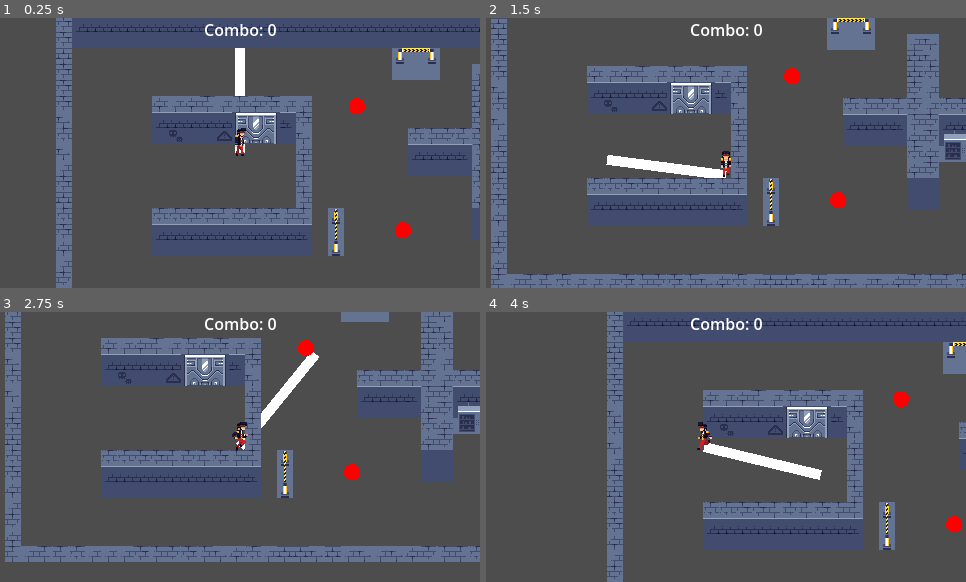
Above: before the commit, frames 1-4 (two rows, left to right).
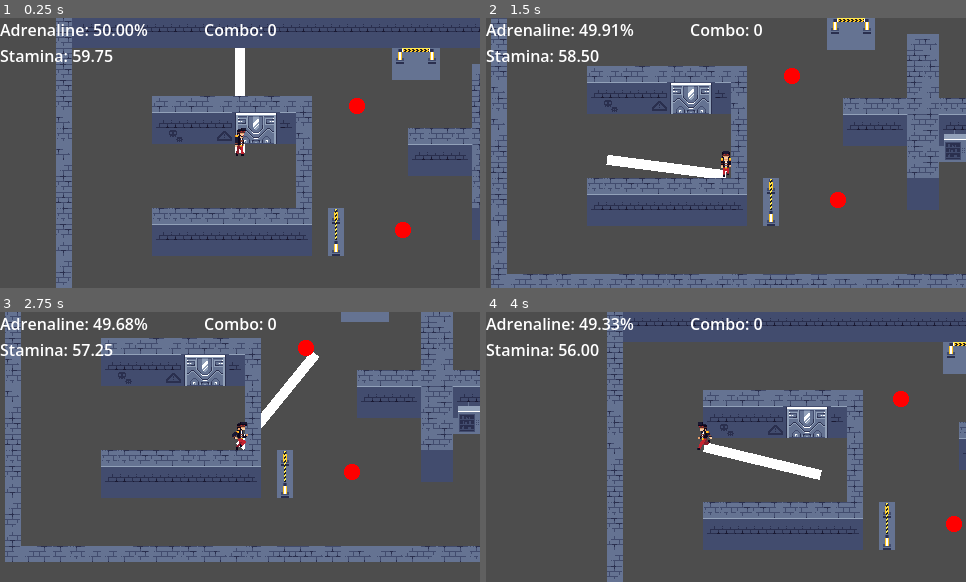
Above: after the commit, the same moments.

Repository: Kapcpa/gmtk-gamejam-2026
Game: Godot game, scene res://scenes/level0.tscn
Same seed, same stepped clock (60 frames per second), same inputs: the game is played once before the commit and once after it.
Inputs (mouse positions are in pixels of both pictures, inside the frame that each line leads up to):
- Up to frame 1 (0.25 s): no input
- Up to frame 2 (1.5 s): move the mouse to (831, 139) at 0.52 s; hold D (right) 0.53-1.28 s; click (831, 139) at 0.6 s; move the mouse to (630, 166) at 1.27 s; hold S (down) from 1.28 s (still down); tap Space (dash) at 1.35 s
- Up to frame 3 (2.75 s): move the mouse to (288, 387) at 2.02 s; release S (down) at 2.03 s; hold D (right) from 2.03 s (still down); hold Right mouse button (throw) from 2.03 s (still down)
- Up to frame 4 (4 s): move the mouse to (702, 501) at 2.77 s; release D (right) at 2.78 s; release Right mouse button (throw) at 2.78 s; hold W (up) 2.78-3.53 s; click (702, 501) at 2.85 s; move the mouse to (870, 487) at 3.52 s; hold A (left) from 3.53 s (still down); tap Space (dash) at 3.6 s

The runs differ from the first frame. In frame 1, 1.1% of the frame differs, in the area x 0-31%, y 2-17%; in frame 2, 1.1%; in frame 3, 1.1%; in frame 4, 1.2%.

Commit message:
adrenaline and stamina beginnings

Diff:
--- a/scenes/hud.tscn
+++ b/scenes/hud.tscn
@@ -17,3 +17,8 @@
 text = "COMBO TIMER: XX; COMBO: XX"
 horizontal_alignment = 1
 vertical_alignment = 1
+
+[node name="AdrenalineLabel" type="Label" parent="." unique_id=453205230]
+offset_right = 40.0
+offset_bottom = 23.0
+text = "Adrenaline: 50.0%"
--- a/scripts/game_manager.gd
+++ b/scripts/game_manager.gd
@@ -8,6 +8,11 @@
 const SLOWMO_TIME: float = 0.3
 const SHAKE_STRENGTH_CONST: float = 5.0
 
+const STAMINA = [
+	120.0,
+	60.0
+]
+
 var player: PlayerCharacter
 var active_enemies: Array[EnemyCharacter] = []
 var shake_strength: float = 0.0
@@ -17,12 +22,25 @@
 
 var combo_count: int = 0
 var combo_time_left: float = 0.0
+var adrenaline: float = 50.0
+var stamina_left: float = STAMINA[1]
+var stamina_start: float = STAMINA[1]
 
 func _process(delta: float) -> void:
+	stamina_left -= delta
+
 	if combo_count > 0:
 		combo_time_left -= delta
 		if combo_time_left <= 0.0:
 			reset_combo()
+
+	adrenaline += combo_count * 3 * delta
+
+	if combo_count <= 0:
+		adrenaline -= 5 * delta * (1.0 - stamina_left/stamina_start)
+
+	stamina_left = clamp(stamina_left, 0.0, stamina_start)
+	adrenaline = clamp(adrenaline, 0.0, 100.0)
 
 	if shake_strength >= 0.0:
 		camera.offset = Vector2(randf_range(-shake_strength, shake_strength), randf_range(-shake_strength, shake_strength))
--- a/scripts/hud.gd
+++ b/scripts/hud.gd
@@ -1,6 +1,7 @@
 extends CanvasLayer
 
 @onready var combo_label: Label = $combo_debug
+@onready var adrenaline_label: Label = $AdrenalineLabel
 
 func _ready() -> void:
 	GameManager.combo_updated.connect(_on_combo_updated)
@@ -11,6 +12,8 @@
 func _process(_delta: float) -> void:
 	if GameManager.combo_count > 0:
 		combo_label.text = "COMBO: %d\nTimer: %.2f" % [GameManager.combo_count, GameManager.combo_time_left]
+
+	adrenaline_label.text = "Adrenaline: %.2f%%\nStamina: %.2f" % [GameManager.adrenaline, GameManager.stamina_left]
 
 func _on_combo_updated(_new_combo: int) -> void:
 	var tween = create_tween()
Not shown, changed: ideas.txt
